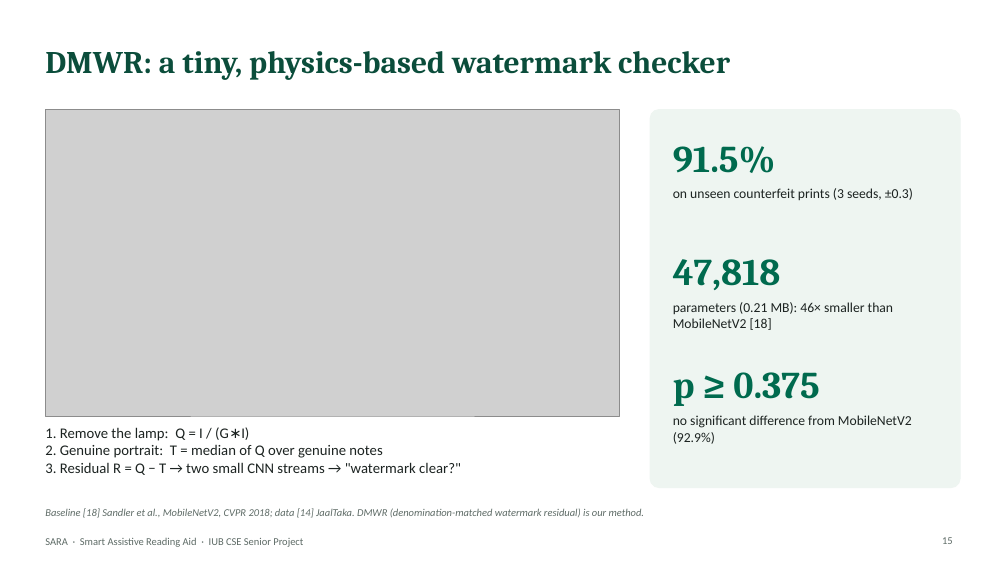
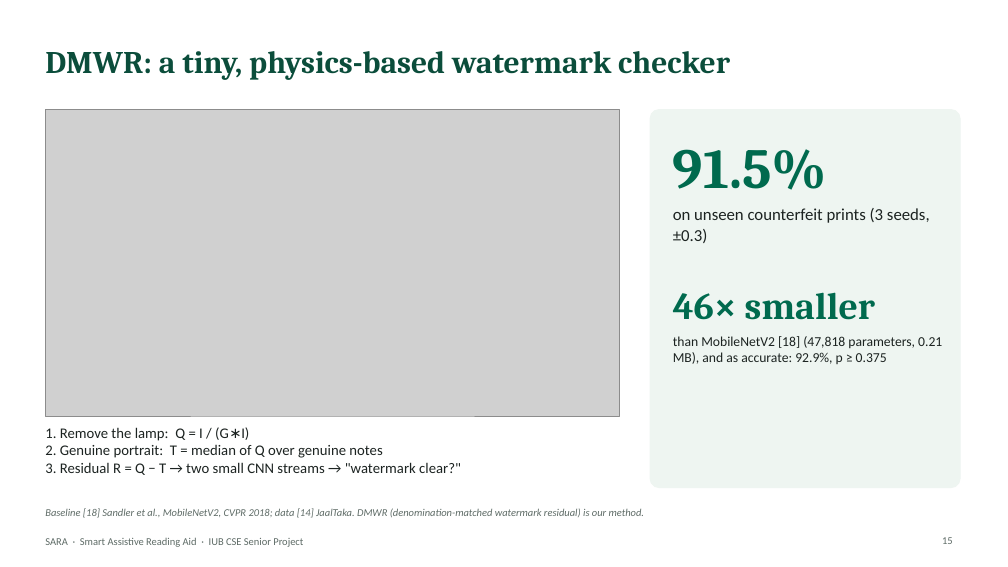
Before and after one commit to aflam330/Senior_project_wearable_glass_for_blind_people_using_ocr_and_ylo, a slide deck: slide 15 of Thesis Report and paper/thesis report/slides/SARA_Presentation.pptx. Drawn at 1008x567 pixels with LibreOffice and Linux fonts; fonts in the diff are those of the drawing; grey boxes stand for pictures. Boxes give left, top, right and bottom in pixels: in the first picture for what was removed or moved away, otherwise in the second. Text is boxed around its words. In the diff, an @@ line names an element or a change of style, - is before the commit and + after.

```diff
--- a/Thesis Report and paper/thesis report/slides/SARA_Presentation.pptx
+++ b/Thesis Report and paper/thesis report/slides/SARA_Presentation.pptx
@@ text "91.5%" at [673,149,827,190]: size 36 to 54 pt @@
@@ text "on unseen counterfeit prints (3 ...": place and size @@
-text "on unseen counterfeit prints (3 ..." at [673,188,913,200]
+text "on unseen counterfeit prints (3 ..." at [673,208,930,243]
@@ text "on unseen counterfeit prints (3 ..." at [673,208,930,243]: size 13 to 16 pt @@
@@ text at [673,292,875,320]: text changed @@
-47,818
+46× smaller
@@ text at [673,336,942,364]: text changed @@
-parameters (0.21 MB): 46× smaller than MobileNetV2 [18]
+than MobileNetV2 [18] (47,818 parameters, 0.21 MB), and as accurate: 92.9%, p ≥ 0.375
@@ text removed at [673,372,819,406] @@
-p ≥ 0.375
@@ text removed at [673,415,912,444] @@
-no significant difference from MobileNetV2 (92.9%)
```
Also in this commit, not shown: 17 other slides changed, 7 other files.
